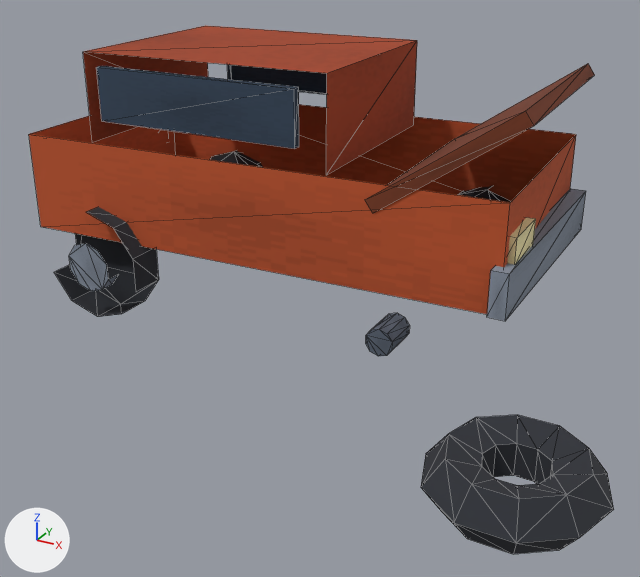
One commit to the glTF model packages/client/public/models/props/prop_wreck_car.glb: the scene before it, then after it.
One viewpoint serves both versions: a 50 mm camera at (1.7, -2.94, 1.52) aimed at (0.29, -0.39, 0.25). The lights are fixed; the arrows at lower left show +X, +Y and +Z. The first picture is the older version. Mesh edges are drawn as thin lines. Vertices at exactly the same position are counted once.

Names of what the first picture shows: 'prop_wreck_car'.
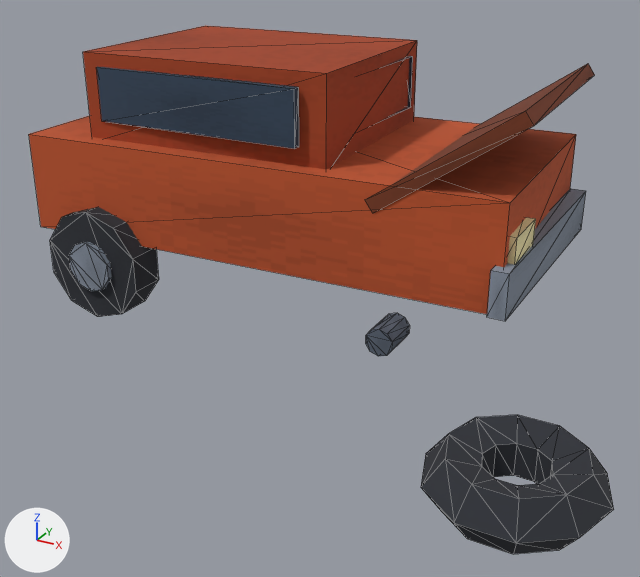
The change in detail:
me_prop_wreck_car is used by ob_prop_wreck_car; location (0.0, 0.0, 0.0).
me_prop_wreck_car had 223 vertices, 306 faces and spanned x -1.02..1.46, y -1.2..0.59, z 0.0..1.01.
me_prop_wreck_car now has 262 vertices, 422 faces and spans x -1.02..1.46, y -1.2..0.59, z 0.0..1.01.
Part 1, on me_prop_wreck_car:
8 faces are deleted.
11 vertices are added at x -0.83..0.75, y -0.57..0.57, z 0.29..0.96.
20 new vertices lie (0.0, -0.06, 0.0) away from vertices in x -0.72..0.72, y 0.59, z 0.12..0.32.
8 new vertices lie (0.0, 0.06, 0.0) away from vertices in x -0.72..-0.52, y -0.59, z 0.12..0.32.
124 new faces join them.

Pixel boxes [x1, y1, x2, y2] of what changed, in the pictures (640 x 577 px):
part 1 of me_prop_wreck_car, built on (brown): after [30, 52, 576, 317]
